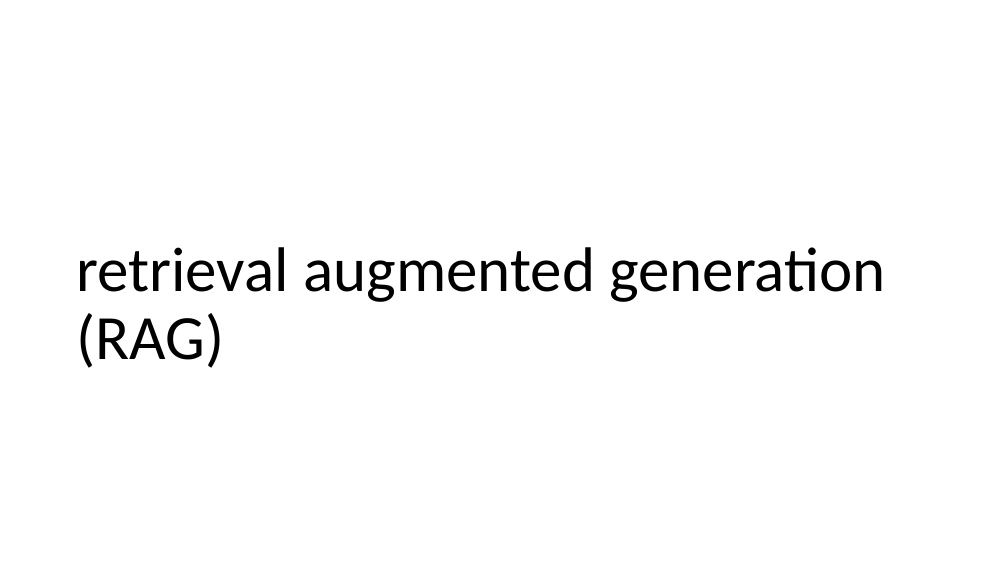
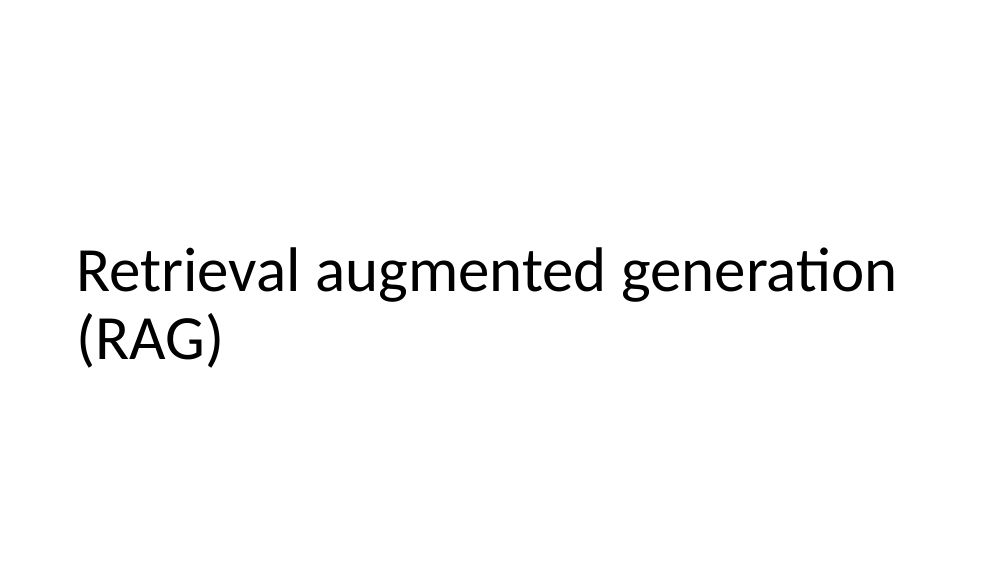
Before and after one commit to FS-G/AI_and_DataScince_Module, a slide deck: slide 2 of 11_generative_ai/2_generative_ai_and_rag.pptx. Drawn at 1008x567 pixels with LibreOffice and Linux fonts; fonts in the diff are those of the drawing. Boxes give left, top, right and bottom in pixels: in the first picture for what was removed or moved away, otherwise in the second. Text is boxed around its words. In the diff, an @@ line names an element or a change of style, - is before the commit and + after.

```diff
--- a/11_generative_ai/2_generative_ai_and_rag.pptx
+++ b/11_generative_ai/2_generative_ai_and_rag.pptx
@@ title at [76, 247, 898, 368]: text changed @@
-retrieval augmented generation (RAG)
+Retrieval augmented generation (RAG)
```
Also in this commit, not shown: 1 other slide changed, 1 slide added, 2 slides removed, 3 other files.
